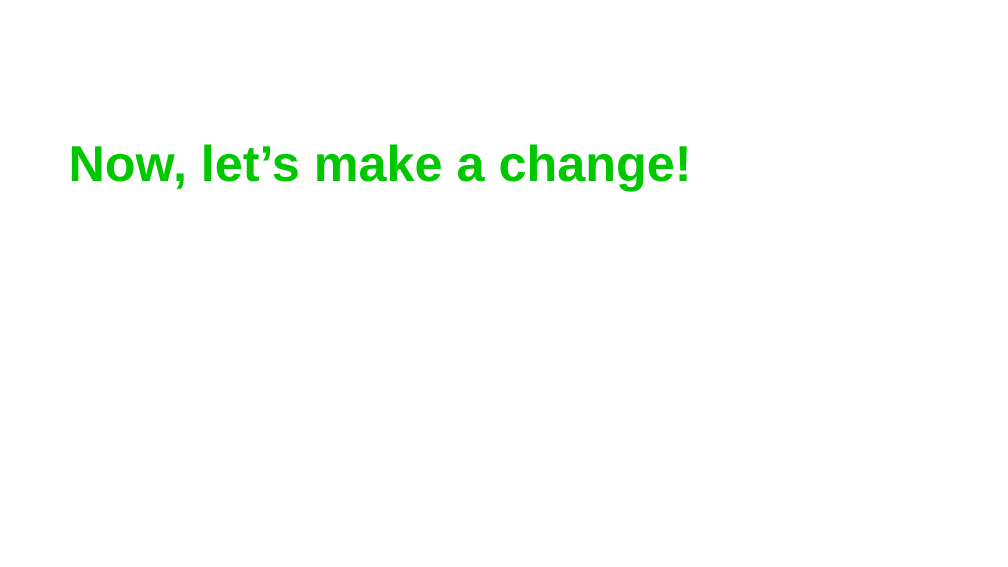
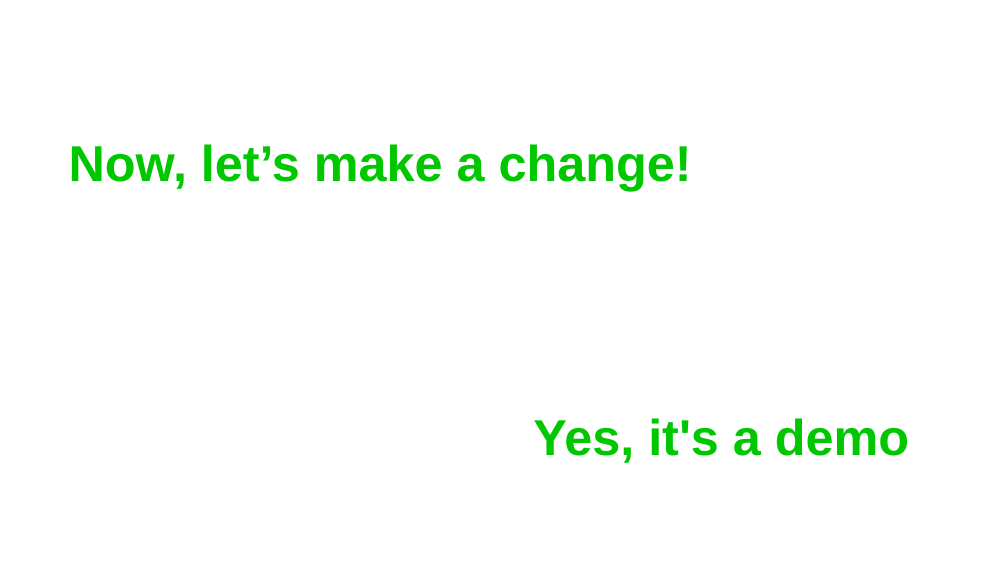
Before and after one commit to GuidoZam/espc-spfx-session-demo, a slide deck: slide 11 of .demo/ESPC25_SPFx_Slides.pptx (slide 14 before the commit). Drawn at 1008x567 pixels with LibreOffice and Linux fonts; fonts in the diff are those of the drawing; background and template pictures are left out. Boxes give left, top, right and bottom in pixels: in the first picture for what was removed or moved away, otherwise in the second. Text is boxed around its words. In the diff, an @@ line names an element or a change of style, - is before the commit and + after.

Commit message:
Removed old demo time slides

```diff
--- a/.demo/ESPC25_SPFx_Slides.pptx
+++ b/.demo/ESPC25_SPFx_Slides.pptx
@@ text added at [533, 418, 909, 463], 48 pt, text #00C700, bold @@
+Yes, it's a demo
```
Also in this commit, not shown: 4 other slides changed, 1 slide added, 5 slides removed, 11 other files.
